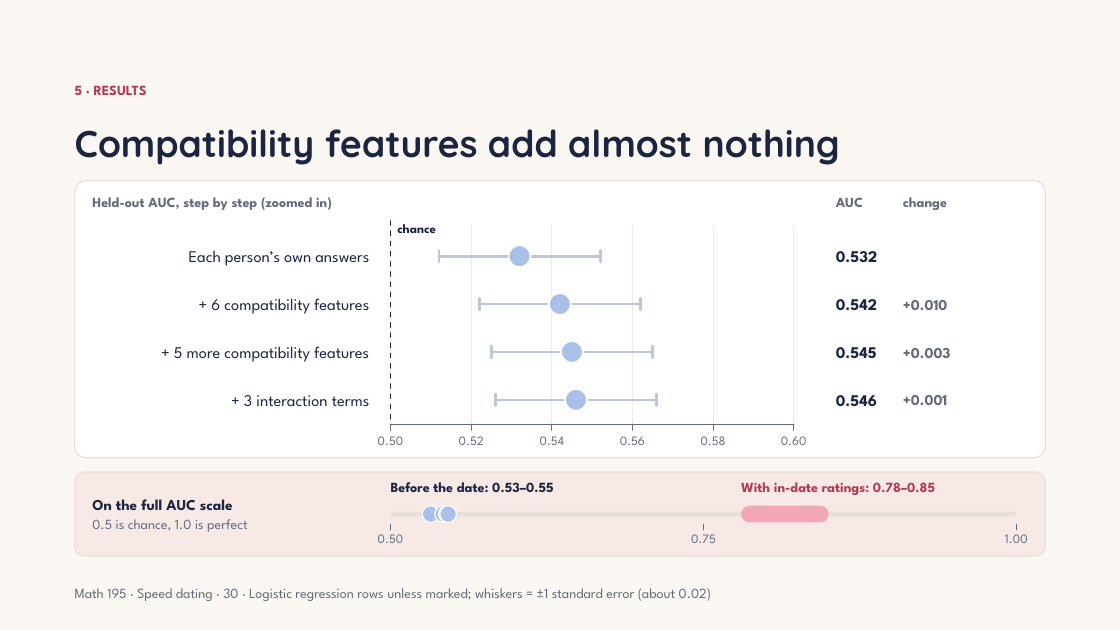
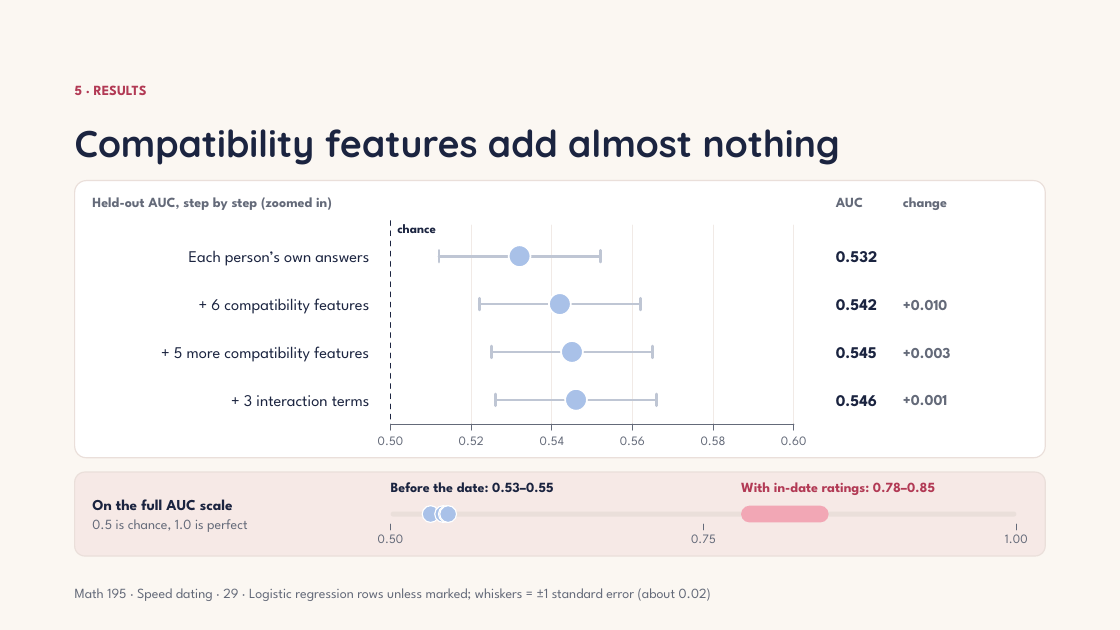
Before and after one commit to Abraham-y/math195-speed-dating, a slide deck: slide 33 of results/report_impl_slides_full.pptx. Drawn at 1120x630 pixels with LibreOffice and Linux fonts; fonts in the diff are those of the drawing. Boxes give left, top, right and bottom in pixels: in the first picture for what was removed or moved away, otherwise in the second. Text is boxed around its words. In the diff, an @@ line names an element or a change of style, - is before the commit and + after.

```diff
--- a/results/report_impl_slides_full.pptx
+++ b/results/report_impl_slides_full.pptx
@@ text at [75, 588, 711, 601]: text changed @@
-Math 195 · Speed dating · 30 · Logistic regression rows unless marked; whiskers = ±1 standard error (about 0.02)
+Math 195 · Speed dating · 29 · Logistic regression rows unless marked; whiskers = ±1 standard error (about 0.02)
```
Also in this commit, not shown: 3 other slides changed.
